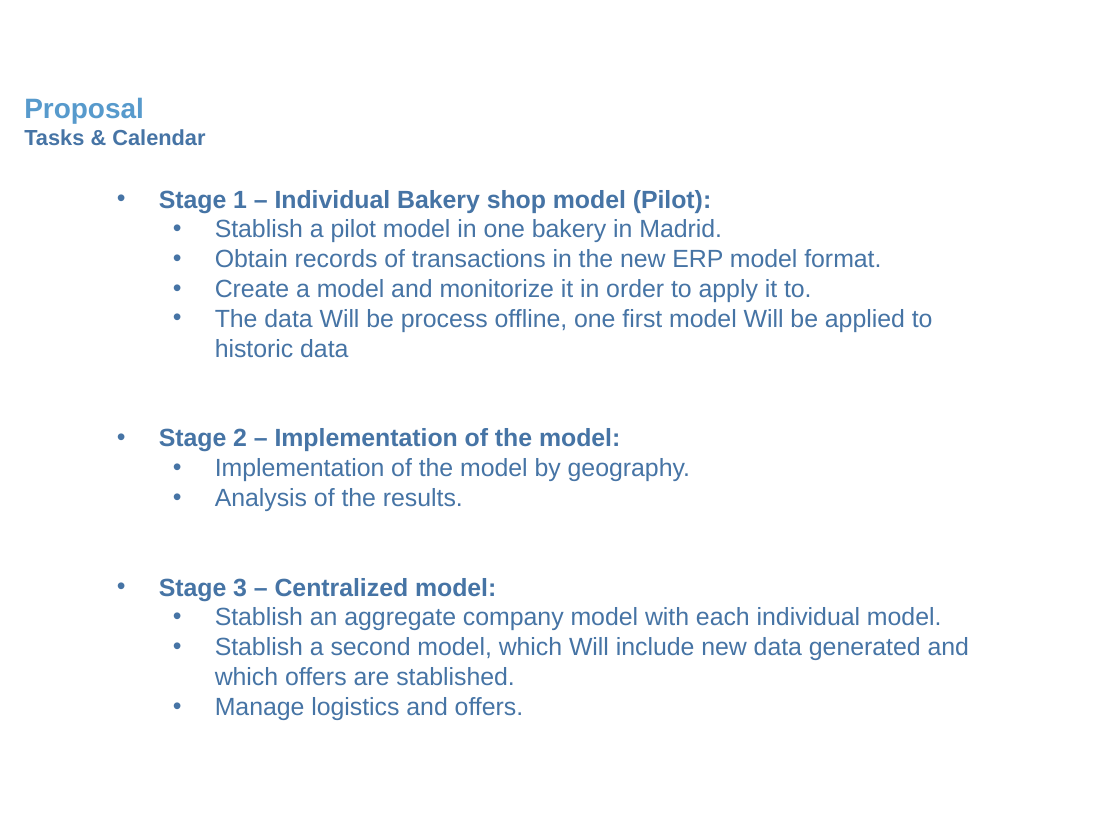
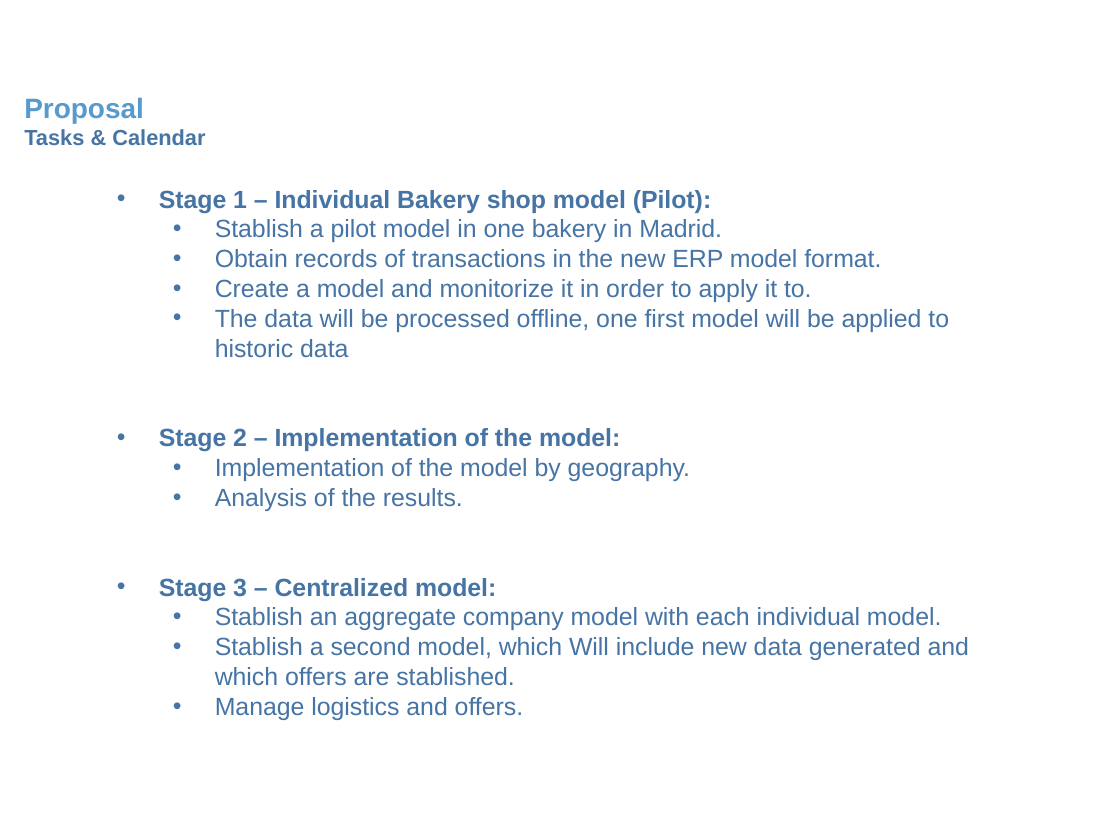
Before and after one commit to DanielMCM/Bakery-Co, a slide deck: slide 9 of 00 Deliverables/Proposal_v2.ppt. Drawn at 1120x840 pixels with LibreOffice and Linux fonts; fonts in the diff are those of the drawing; background and template pictures are left out. Boxes give left, top, right and bottom in pixels: in the first picture for what was removed or moved away, otherwise in the second. Text is boxed around its words. In the diff, an @@ line names an element or a change of style, - is before the commit and + after.

```diff
--- a/00 Deliverables/Proposal_v2.ppt
+++ b/00 Deliverables/Proposal_v2.ppt
@@ text at [215, 309, 949, 358]: text changed @@
-  • The data Will be process offline, one first model Will be applied to historic data
+  • The data will be processed offline, one first model will be applied to historic data
```
Also in this commit, not shown: 7 other slides changed, 1 slide removed, 1 other file.
